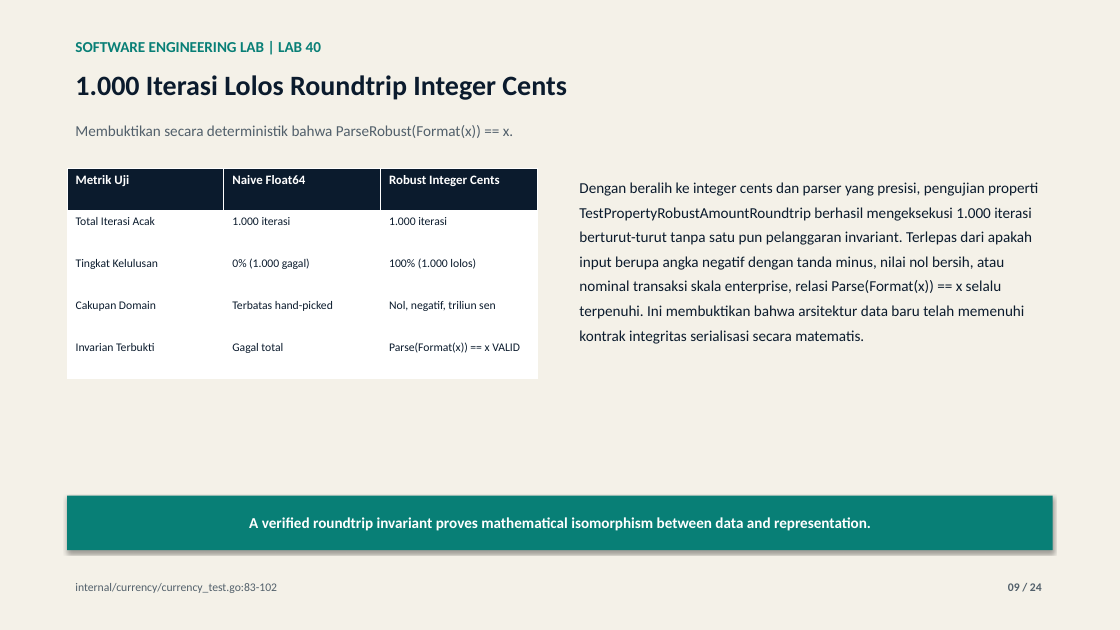
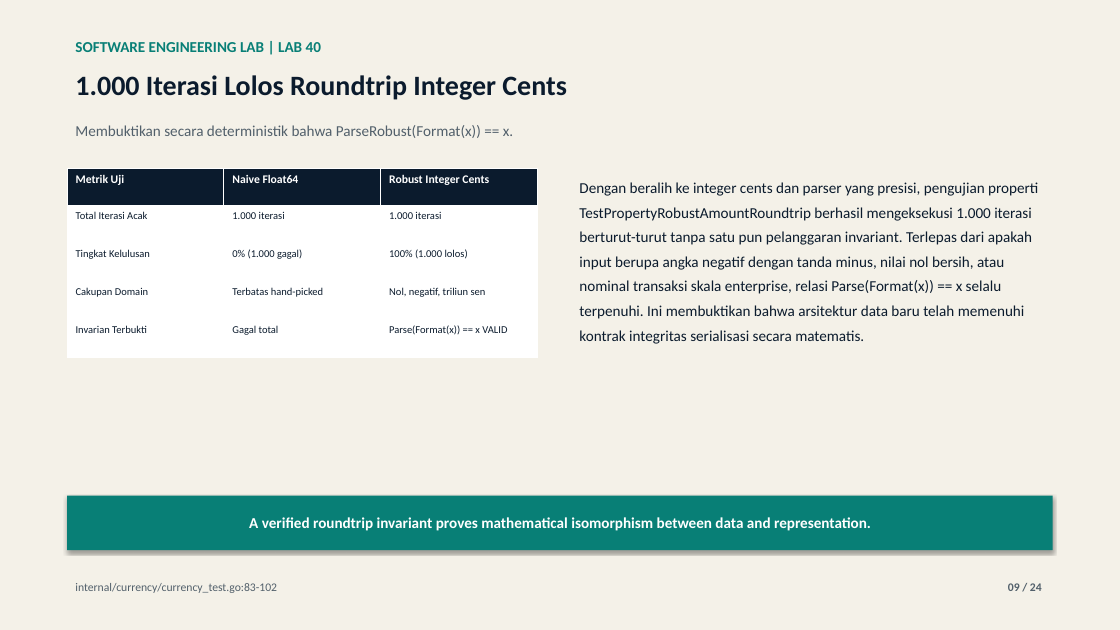
Before and after one commit to lukman-ss/software-engineering-lab, a slide deck: slide 9 of labs/40-property-based-testing/result/linkedin/lab-40-property-based-testing-carousel.pptx. Drawn at 1120x630 pixels with LibreOffice and Linux fonts; fonts in the diff are those of the drawing. Boxes give left, top, right and bottom in pixels: in the first picture for what was removed or moved away, otherwise in the second. Text is boxed around its words. In the diff, an @@ line names an element or a change of style, - is before the commit and + after.

```diff
--- a/labs/40-property-based-testing/result/linkedin/lab-40-property-based-testing-carousel.pptx
+++ b/labs/40-property-based-testing/result/linkedin/lab-40-property-based-testing-carousel.pptx
@@ table at [67,168,539,357] @@
@@ size 11 to 10 pt in "Metrik Uji", "Naive Float64", "Robust Integer Cents" @@
@@ size 10 to 9 pt in "Total Iterasi Acak", "1.000 iterasi", "1.000 iterasi", "Tingkat Kelulusan" and 8 more places @@
```
Also in this commit, not shown: 7 other slides changed, 31 other files.
